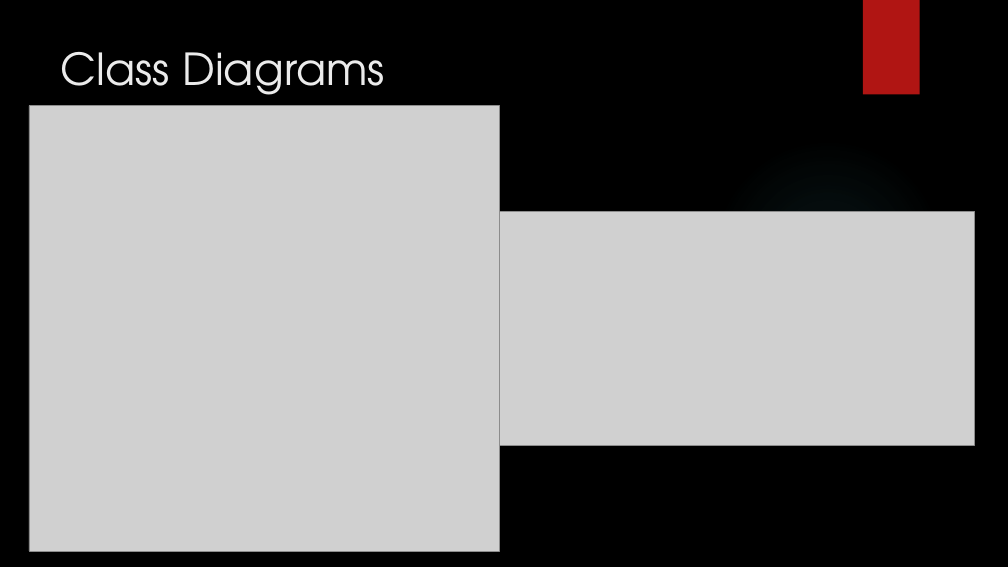
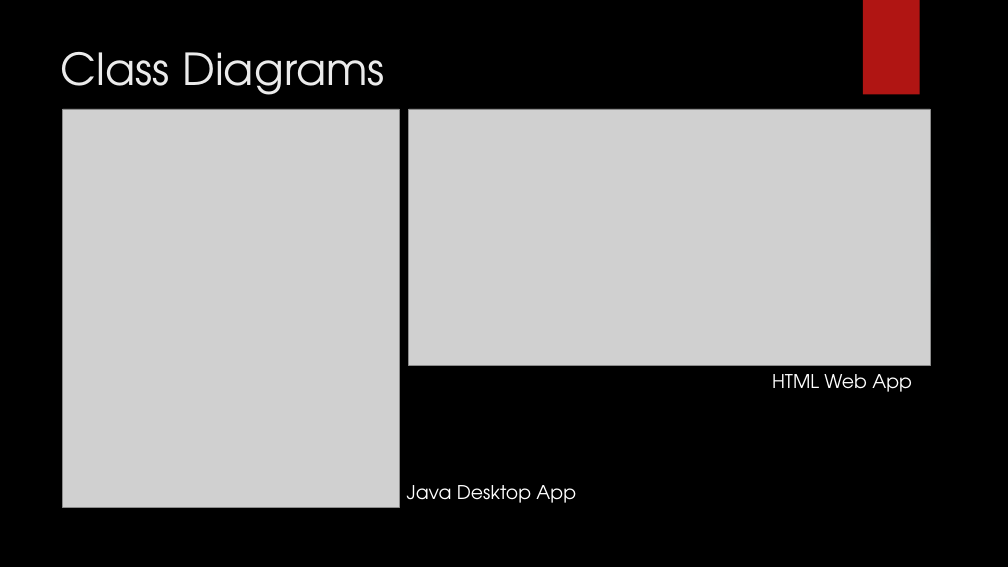
Before and after one commit to DaveWoodie/SpringWater, a slide deck: slide 10 of Project Springwater.pptx (slide 9 before the commit). Drawn at 1008x567 pixels with LibreOffice and Linux fonts; fonts in the diff are those of the drawing; grey boxes stand for pictures; background and template pictures are left out. Boxes give left, top, right and bottom in pixels: in the first picture for what was removed or moved away, otherwise in the second. Text is boxed around its words. In the diff, an @@ line names an element or a change of style, - is before the commit and + after.

Commit message:
Presentation update

```diff
--- a/Project Springwater.pptx
+++ b/Project Springwater.pptx
@@ picture: place and size @@
-picture at bbox=[29, 106, 499, 551]
+picture at bbox=[63, 109, 399, 507]
@@ picture added at bbox=[408, 109, 930, 366] @@
@@ picture removed at bbox=[499, 212, 975, 445] @@
@@ text added at bbox=[772, 374, 912, 392], 18 pt, text #FFFFFF @@
+HTML Web App
@@ text added at bbox=[407, 485, 576, 503], 18 pt, text #FFFFFF @@
+Java Desktop App
```
Also in this commit, not shown: 2 slides added.
